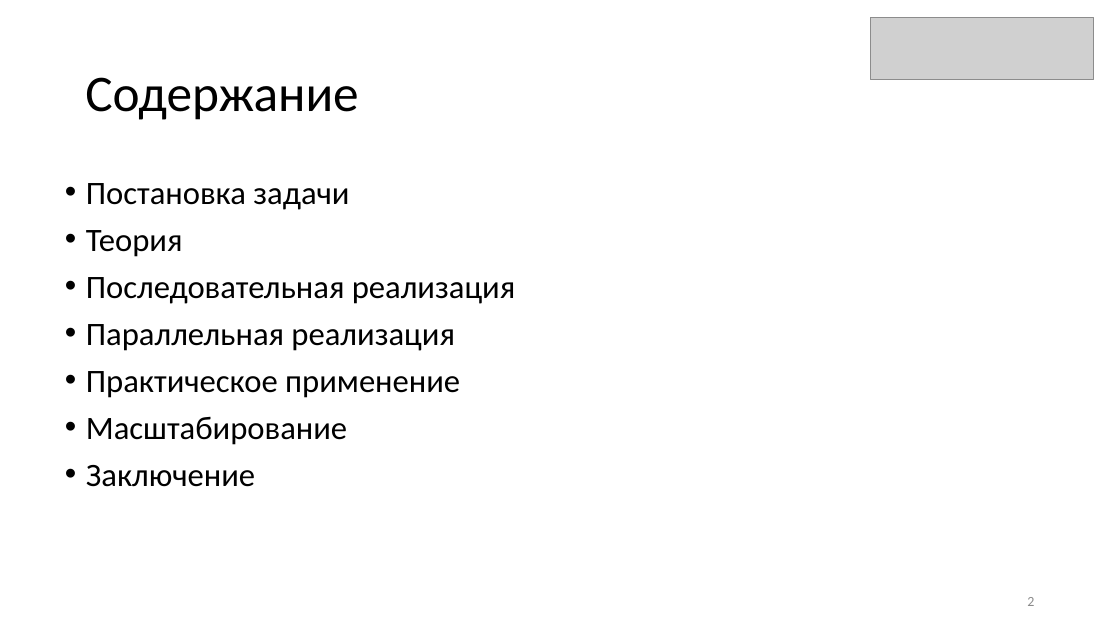
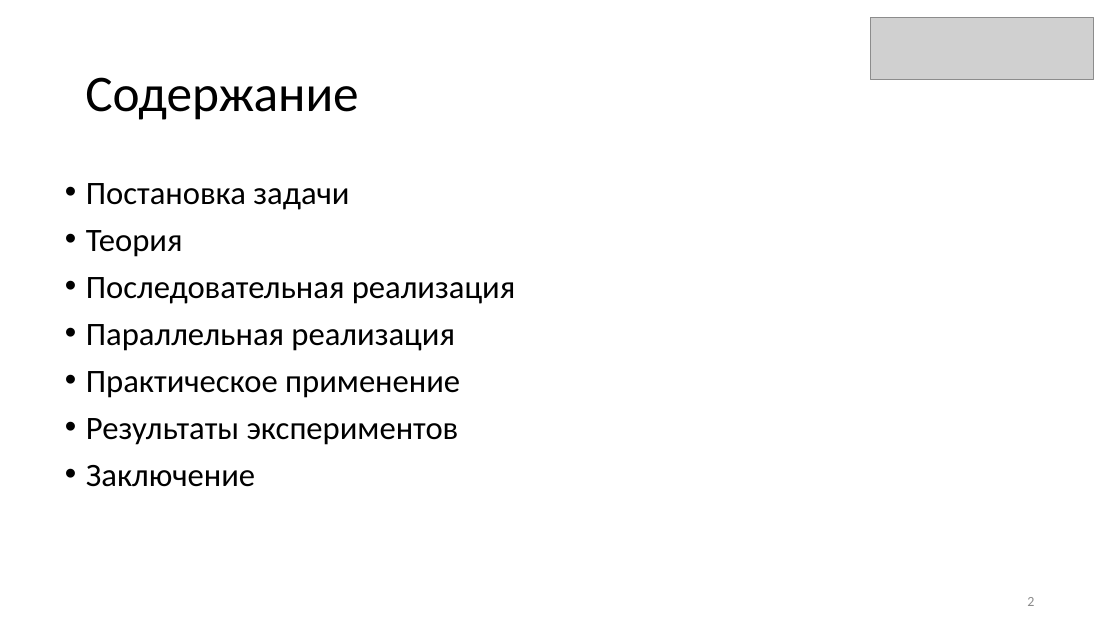
Before and after one commit to AleksandrPanov/parallel-programming, a slide deck: slide 2 of Панов параллельное программирование.pptx. Drawn at 1120x630 pixels with LibreOffice and Linux fonts; fonts in the diff are those of the drawing; grey boxes stand for pictures. Boxes give left, top, right and bottom in pixels: in the first picture for what was removed or moved away, otherwise in the second. Text is boxed around its words. In the diff, an @@ line names an element or a change of style, - is before the commit and + after.

Commit message:
added presentation

```diff
--- a/Панов параллельное программирование.pptx
+++ b/Панов параллельное программирование.pptx
@@ text at box(86, 418, 459, 445): text changed @@
-• Масштабирование
+• Результаты экспериментов
```
Also in this commit, not shown: 1 other slide changed.
